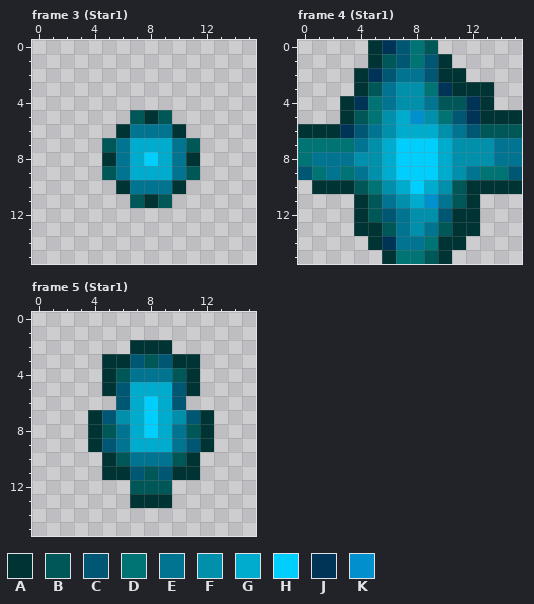
Pixel-art file, stored at res/Intro/Recursos/Stars_indexed.aseprite. Above is the file before it was changed.
16x16 pixels, 16 frames. Shown: frame 3 (Star1), frame 4 (Star1), frame 5 (Star1). The commit also changed other frames, which this record leaves out.
Palette (. is transparent): A #003434  B #005757  C #005774  D #007474  E #007490  F #0090ac  G #00acce  H #00cefc  J #003457  K #0090ce
After the commit:
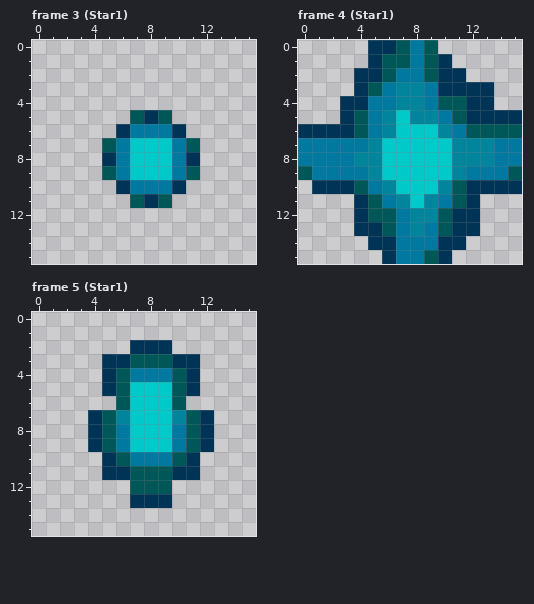
The exact change:
Colour E changes from #007490 to #0079a1.
Colour F changes from #0090ac to #00859d.
Colour G changes from #00acce to #00c9c9.
Frame 3 (Star1):
The author changed colour H to colour G in row 8 at x 8.
The author changed colour A to colour J in row 5 at x 8; in row 6 at x 6 and 10; in row 8 at x 5 and 11; in row 10 at x 6 and 10; in row 11 at x 8.
Frame 4 (Star1):
The author changed colour C to colour B in row 0 at x 7; in row 1 at x 7 and 9; in row 2 at x 6 and 9; in row 5 at x 11; in row 6 at x 4 and 12; in row 9 at x 0 and 15.
The author changed colour C to colour B in row 12 at x 6 and 10.
The author changed colour D to colour E in rows 0 to 1 at x 8; in row 3 at x 9; in row 4 at x 5; in row 5 at x 5 and 10; in row 7 at x 0 to 3; in row 8 at x 0.
The author changed colour D to colour E in row 9 at x 1, 3 and 13 to 14; in row 10 at x 5; in row 14 at x 9; in row 15 at x 7 to 8.
The author changed colour K to colour F in row 5 at x 8; in row 11 at x 9.
The author changed colour H to colour G in rows 7 to 9 at x 7 to 9; in row 10 at x 8.
The author changed colour A to colour J in row 0 at x 5; in row 1 at x 5 and 10; in row 2 at x 4 and 10 to 11; in row 3 at x 4 and 11 to 13; in row 4 at x 3 and 13; in row 5 at x 3 and 13 to 15.
The author changed colour A to colour J in row 6 at x 0 to 2; in row 10 at x 1 to 3 and 12 to 15; in row 11 at x 4 and 12; in row 12 at x 4 and 11 to 12; in row 13 at x 4 to 5 and 11 to 12; in row 14 at x 5 and 10 to 11.
The author changed colour A to colour J in row 15 at x 6 and 10.
Frame 5 (Star1):
The author changed colour C to colour B in row 3 at x 7 and 9; in rows 5 to 6 at x 6 and 10; in row 7 at x 5 and 11; in row 9 at x 5 and 11; in row 11 at x 7 and 9.
The author changed colour H to colour G in rows 6 to 8 at x 8.
The author changed colour A to colour J in row 2 at x 7 to 9; in row 3 at x 5 to 6 and 10 to 11; in rows 4 to 5 at x 5 and 11; in rows 7 to 9 at x 4 and 12; in row 10 at x 5 and 11; in row 11 at x 5 to 6 and 10 to 11.
The author changed colour A to colour J in row 13 at x 7 to 9.
